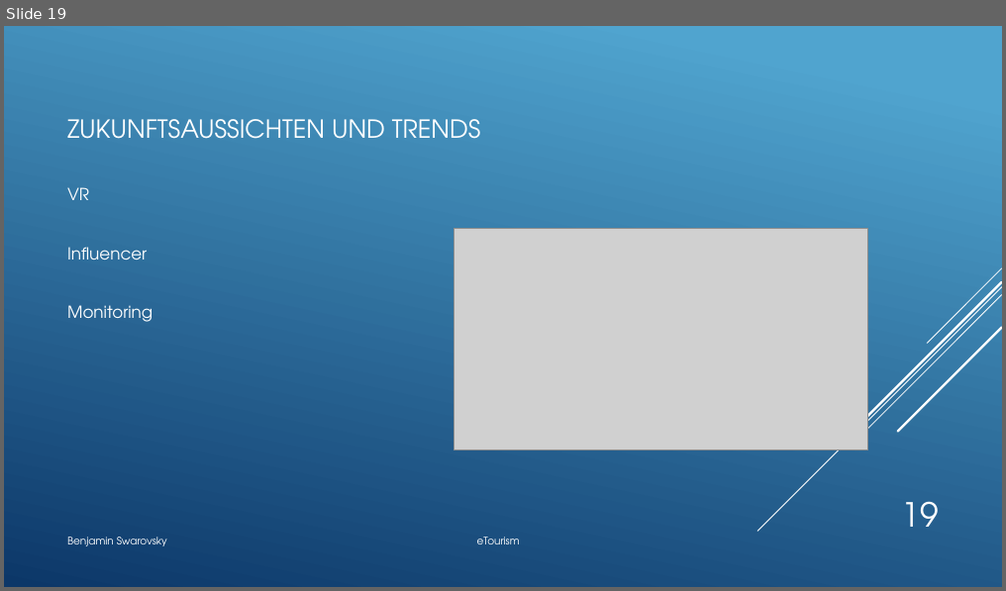
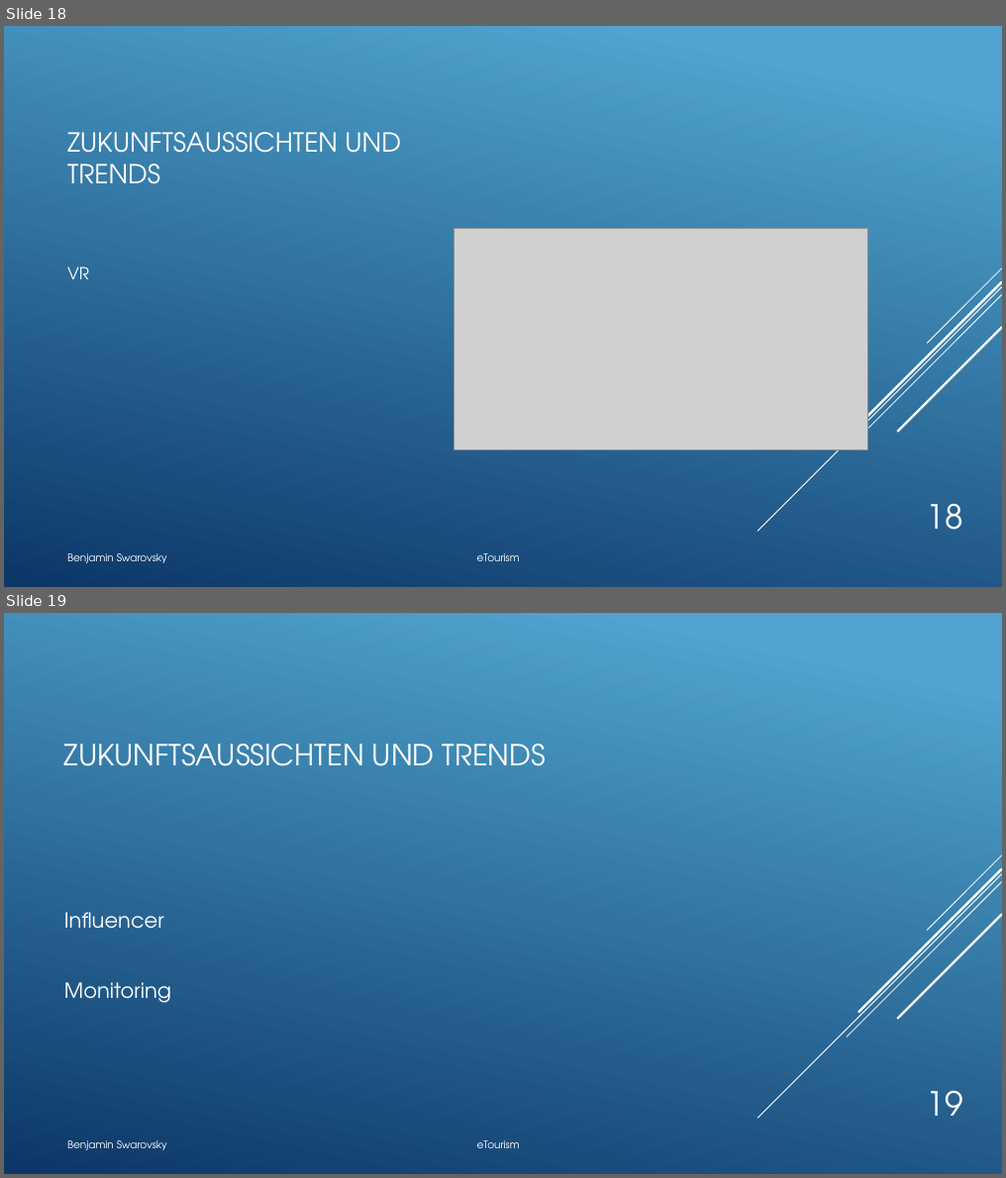
Before and after one commit to BenjaminS01/eTourism, a slide deck: Etourism.pptx. Shown one above the other, each under a label of ours: slide 19 before the commit, slides 18 and 19 after it. The pictures are 1006x591 and 1006x1178 pixels, drawn with LibreOffice and Linux fonts; fonts in the diff are those of the drawing; grey boxes stand for pictures. Boxes give left, top, right and bottom in pixels: in the first picture for what was removed or moved away, otherwise in the second. Text is boxed around its words. In the diff, an @@ line names an element or a change of style, - is before the commit and + after.

```diff
--- a/Etourism.pptx
+++ b/Etourism.pptx
@@ slide 19 added at (4,613,1002,1174), background gradient #51A5CF to #0D3868; not listed: 5 template elements that a slide beside it also shows @@
@@ title added at (64,744,546,766), 28 pt, text #FFFFFF @@
+ZUKUNFTSAUSSICHTEN UND TRENDS
@@ text added at (64,912,171,1003), 20 pt, text #FFFFFF @@
+Influencer
+Monitoring
@@ page number added at (927,1090,963,1116), 32 pt, text #FFFFFF @@
+19
@@ text added at (67,1141,520,1151), 10 pt, text #FFFFFF @@
+Benjamin Swarovsky eTourism
@@ what was slide 19 is now slide 18 @@
@@ slide 18 changed as well @@
@@ title "ZUKUNFTSAUSSICHTEN UND TRENDS": place and size @@
-title "ZUKUNFTSAUSSICHTEN UND TRENDS" at (67,119,480,139)
+title "ZUKUNFTSAUSSICHTEN UND TRENDS" at (67,132,401,184)
@@ title "ZUKUNFTSAUSSICHTEN UND TRENDS" at (67,132,401,184): size 24 to 25.2 pt @@
@@ text "VR": place and size @@
-text "VR" at (67,187,152,322)
+text "VR" at (67,267,89,279)
@@ text at (67,247,152,322): paragraphs removed @@
-Influencer
-Monitoring
@@ page number at (927,503,963,530): text changed @@
-19
+18
@@ text "Benjamin Swarovsky eTourism": place and size @@
-text "Benjamin Swarovsky eTourism" at (67,537,520,547)
+text "Benjamin Swarovsky eTourism" at (67,554,520,564)
```
Also in this commit, not shown: 18 other slides changed, 1 slide removed.
